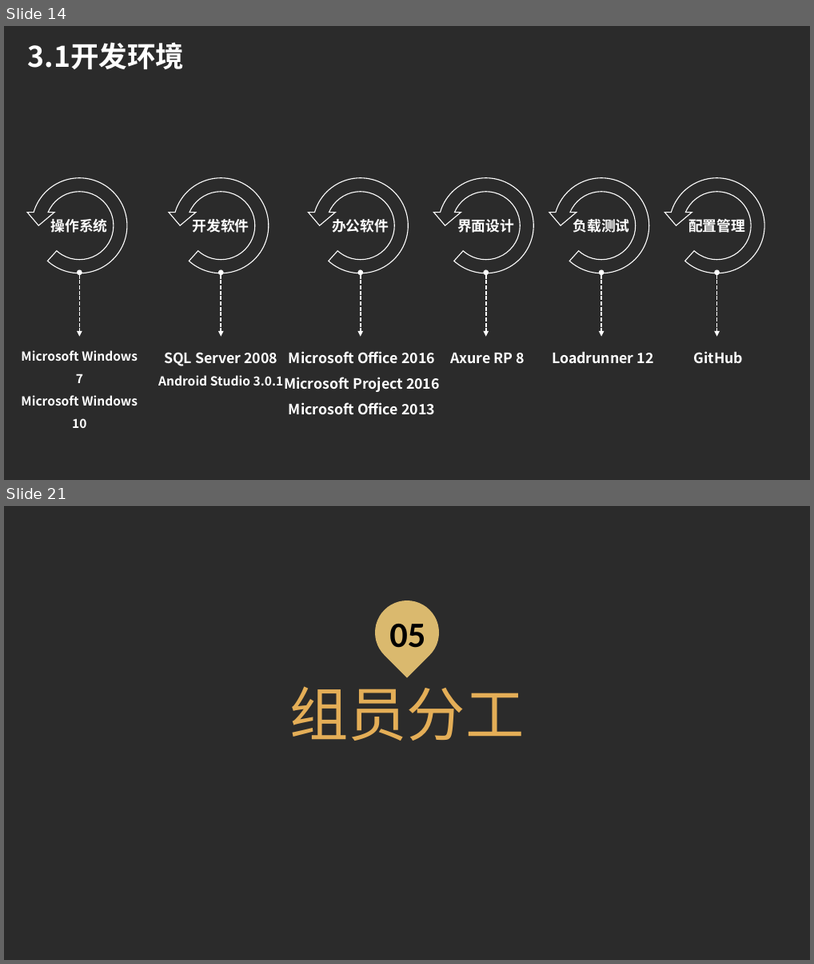
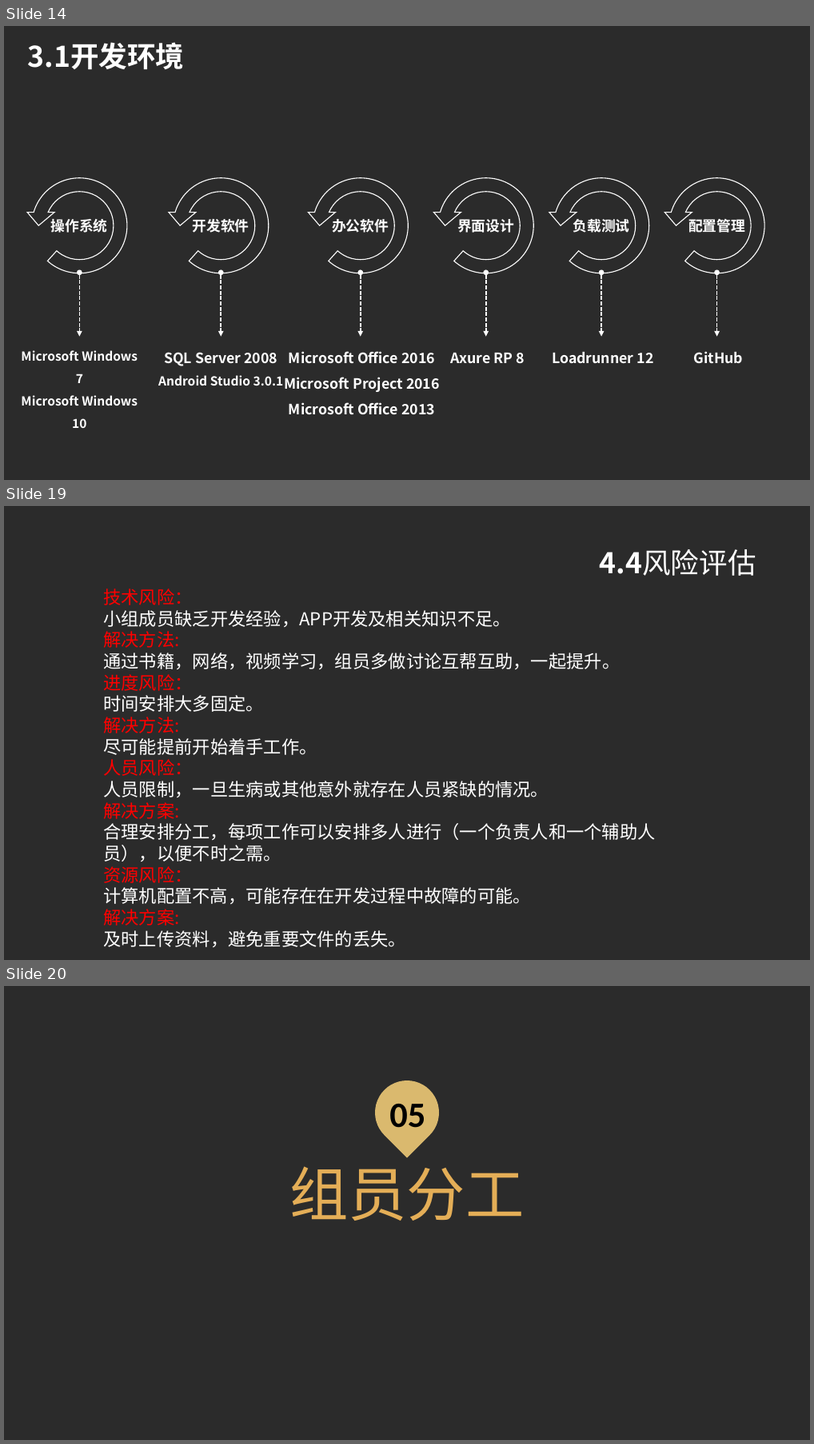
Before and after one commit to SE-2018-G01/TimeNote, a slide deck: SE2018春-G01-项目计划.pptx. Shown one above the other, each under a label of ours: slides 14 and 21 before the commit, slides 14, 19 and 20 after it; the slides between them are not shown. The pictures are 814x964 and 814x1444 pixels, drawn with LibreOffice and Linux fonts; fonts in the diff are those of the drawing; background and template pictures are left out; a plain dark background stands for a picture behind light text. Boxes give left, top, right and bottom in pixels: in the first picture for what was removed or moved away, otherwise in the second. Text is boxed around its words. In the diff, an @@ line names an element or a change of style, - is before the commit and + after.

```diff
--- a/SE2018春-G01-项目计划.pptx
+++ b/SE2018春-G01-项目计划.pptx
@@ slide 19 added at (4, 506, 810, 960), background picture (left out) @@
@@ text added at (600, 549, 757, 576), 32 pt, text #FFFFFF @@
+4.4风险评估
@@ text added at (103, 588, 655, 947), 20 pt, text #FFFFFF @@
+技术风险：
+小组成员缺乏开发经验，APP开发及相关知识不足。
+解决方法:
+通过书籍，网络，视频学习，组员多做讨论互帮互助，一起提升。
+进度风险：
+时间安排大多固定。
+解决方法:
+尽可能提前开始着手工作。
+人员风险：
+人员限制，一旦生病或其他意外就存在人员紧缺的情况。
+解决方案:
+合理安排分工，每项工作可以安排多人进行（一个负责人和一个辅助人员），以便不时之需。
+资源风险：
+计算机配置不高，可能存在在开发过程中故障的可能。
+解决方案:
+及时上传资料，避免重要文件的丢失。
@@ what was slide 21 is now slide 20 @@
```
Also in this commit, not shown: 12 slides changed, 2 slides removed, 4 other files.
